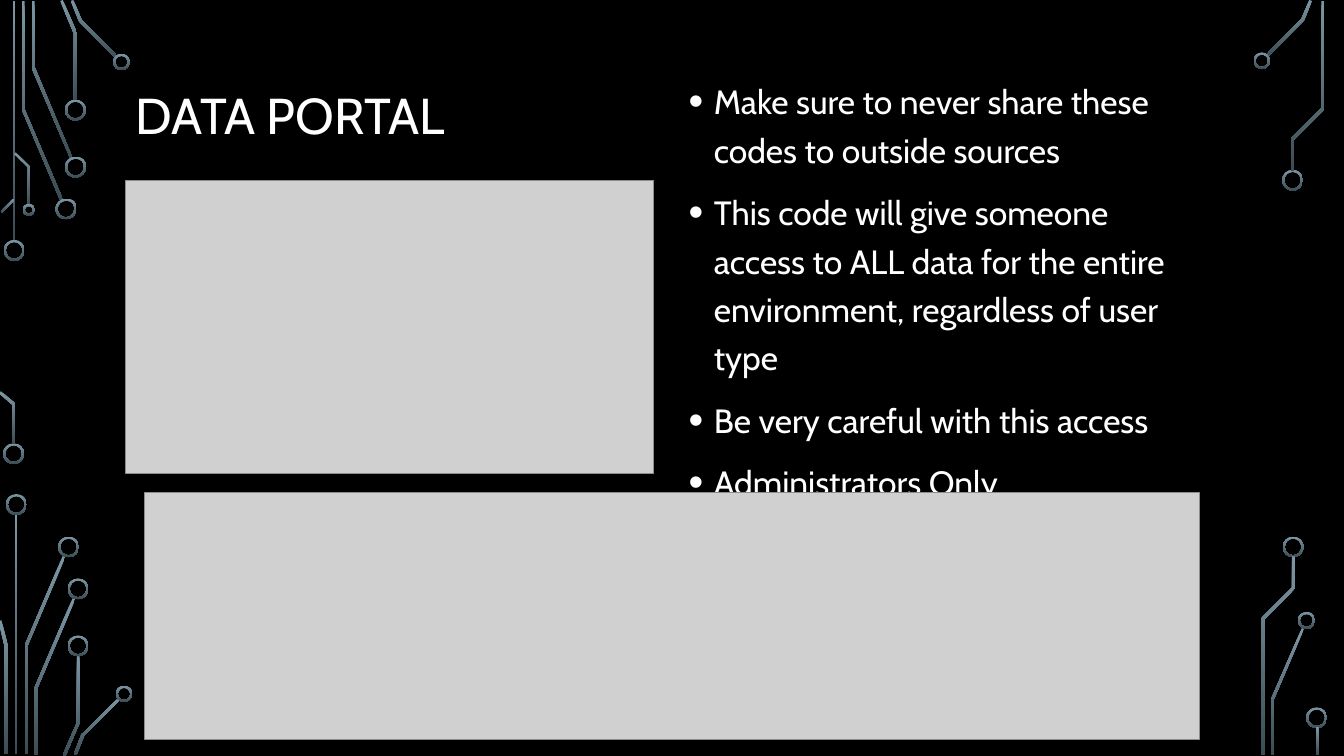
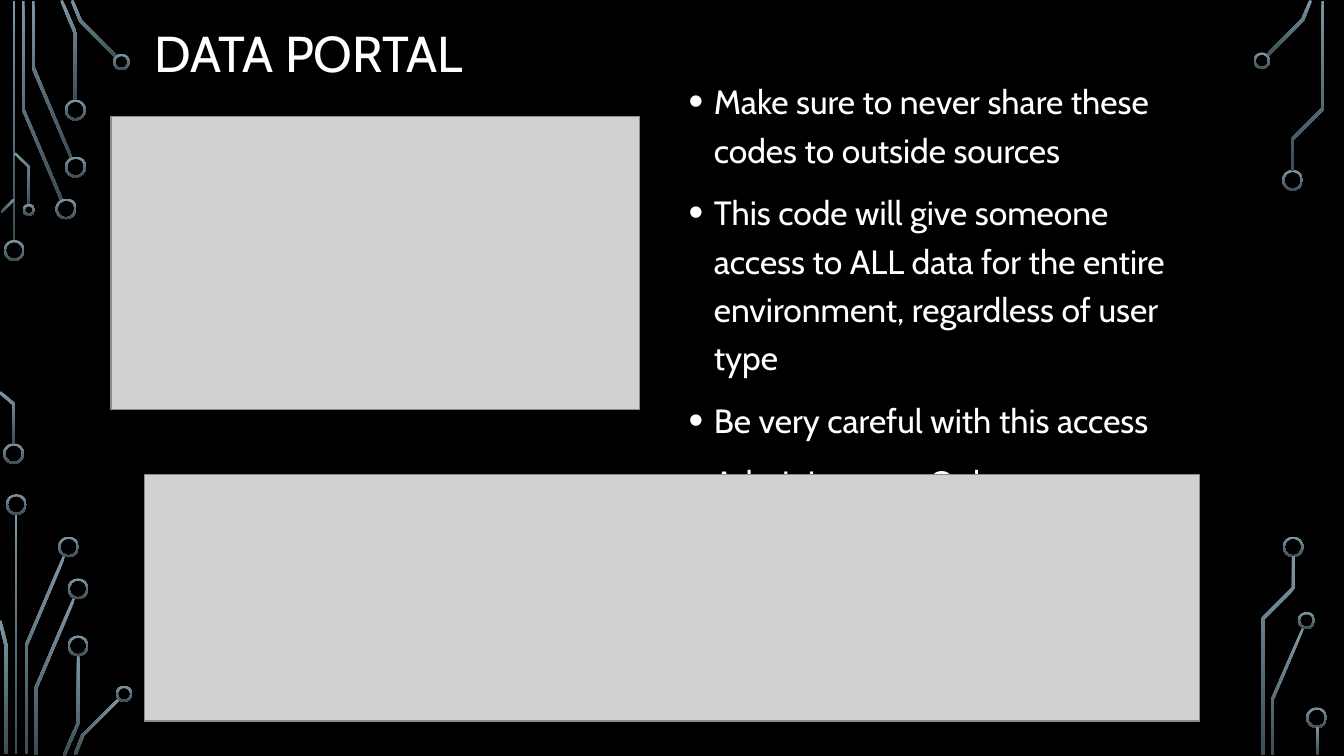
Before and after one commit to robertwleonard/CanvasData, a slide deck: slide 5 of CanvasData_BirdvilleISD.pptx. Drawn at 1344x756 pixels with LibreOffice and Linux fonts; fonts in the diff are those of the drawing; grey boxes stand for pictures; background and template pictures are left out. Boxes give left, top, right and bottom in pixels: in the first picture for what was removed or moved away, otherwise in the second. Text is boxed around its words. In the diff, an @@ line names an element or a change of style, - is before the commit and + after.

```diff
--- a/CanvasData_BirdvilleISD.pptx
+++ b/CanvasData_BirdvilleISD.pptx
@@ title "DATA PORTAL": place and size @@
-title "DATA PORTAL" at (136, 98, 445, 135)
+title "DATA PORTAL" at (154, 36, 463, 73)
@@ picture: place and size @@
-picture at (126, 180, 654, 474)
+picture at (111, 117, 639, 410)
@@ picture: place and size @@
-picture at (144, 493, 1200, 740)
+picture at (144, 474, 1200, 721)
```
Also in this commit, not shown: 5 other slides changed, 1 slide removed.
